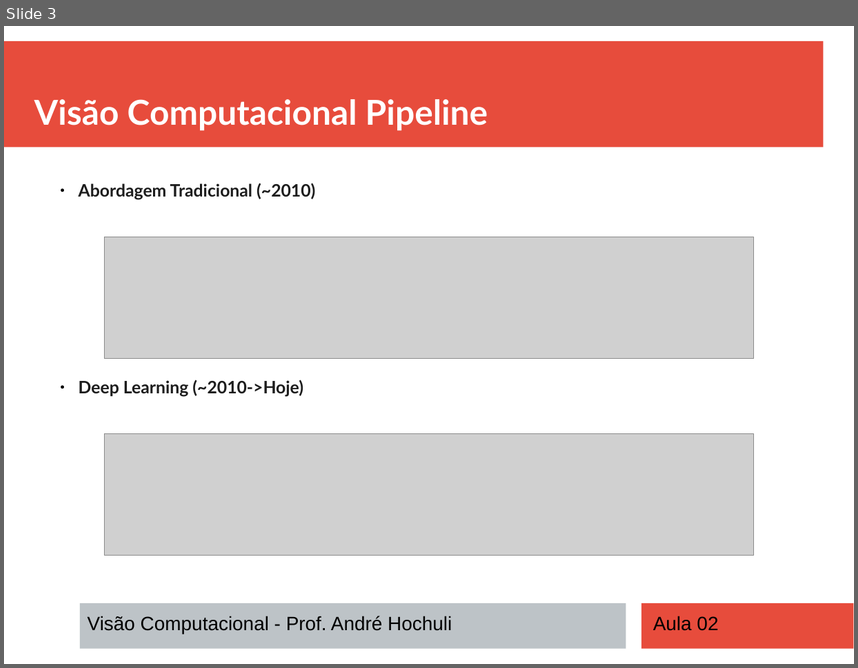
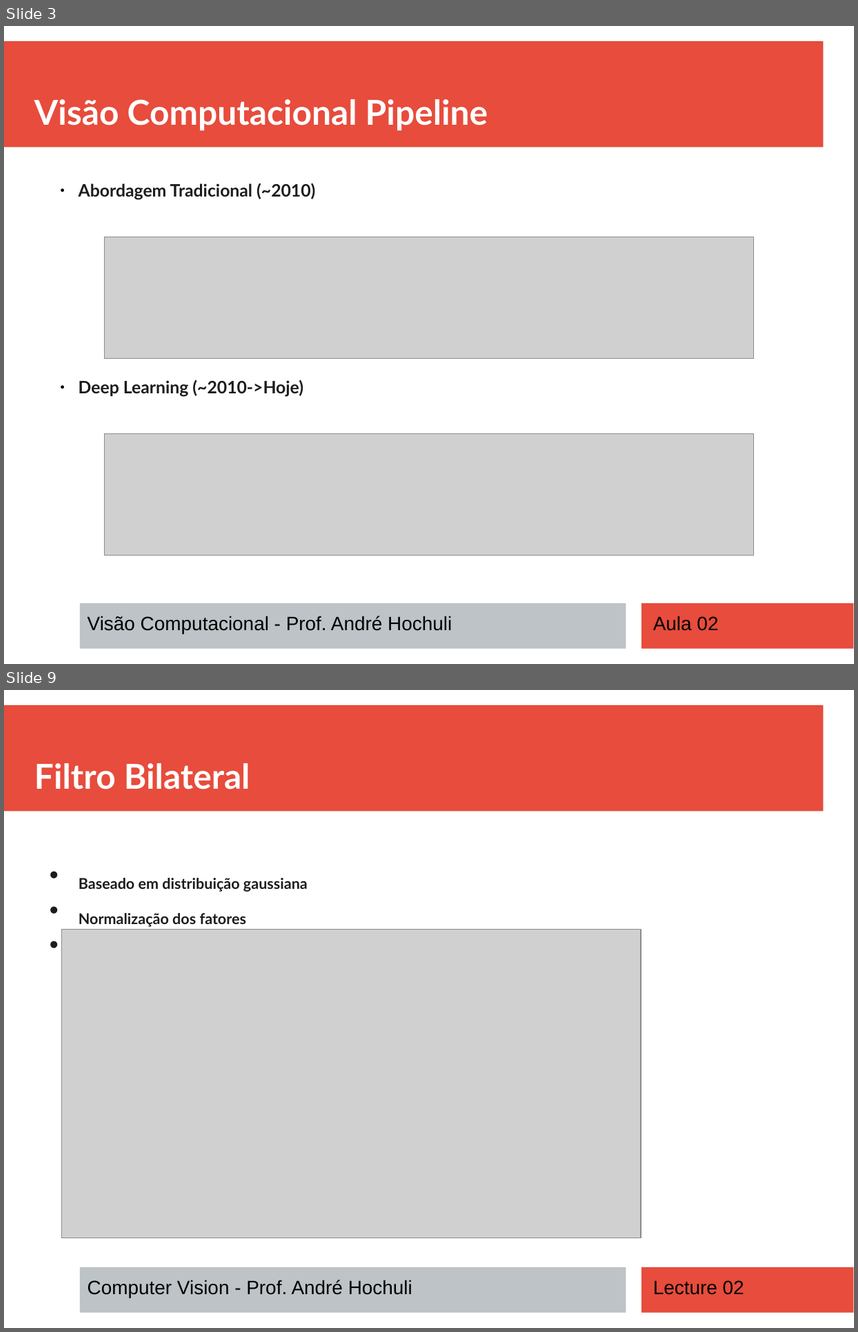
Before and after one commit to andrehochuli/teaching, a slide deck: Visão Computacional/Aula 02 - Filtros e Extração de Características/Aula 02 - Filtros e Extração de Características.pptx. Shown one above the other, each under a label of ours: slide 3 before the commit, slides 3 and 9 after it; the slides between them are not shown. The pictures are 858x668 and 858x1332 pixels, drawn with LibreOffice and Linux fonts; fonts in the diff are those of the drawing; grey boxes stand for pictures. Boxes give left, top, right and bottom in pixels: in the first picture for what was removed or moved away, otherwise in the second. Text is boxed around its words. In the diff, an @@ line names an element or a change of style, - is before the commit and + after.

```diff
--- a/Visão Computacional/Aula 02 - Filtros e Extração de Características/Aula 02 - Filtros e Extração de Características.pptx
+++ b/Visão Computacional/Aula 02 - Filtros e Extração de Características/Aula 02 - Filtros e Extração de Características.pptx
@@ slide 9 added at (4,690,854,1328), background #FFFFFF; not listed: 3 template elements that a slide beside it also shows @@
@@ text added at (34,763,250,789), 32 pt, text #FFFFFF, bold @@
+Filtro Bilateral
@@ text added at (79,878,308,927), 24 pt, text #1C1C1C, bold @@
+• Baseado em distribuição gaussiana
+• Normalização dos fatores
+• Preserva detalhes
@@ picture added at (62,929,641,1238) @@
@@ text added at (87,1279,412,1297), 18 pt, text #000000 @@
+Computer Vision - Prof. André Hochuli
@@ text added at (653,1280,744,1294), 18 pt, text #000000 @@
+Lecture 02
```
Also in this commit, not shown: 1 slide changed, 33 other slides added.
